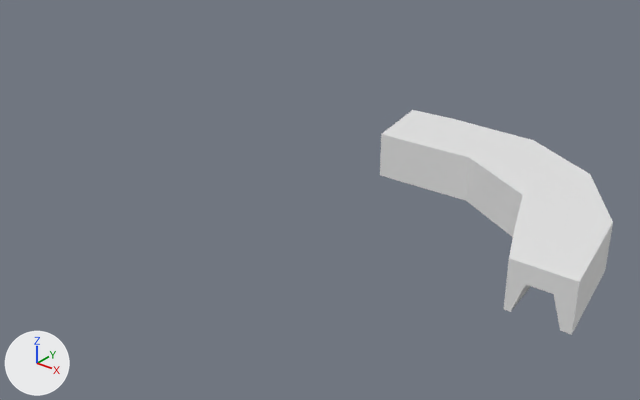
One commit to the Blender file sling/cowling/propflange_top_outer.blend: the scene before it, then after it.
Camera for both pictures: a 50 mm lens placed at (334.0, -338.0, 221.0), pointed at (9.0, 68.0, -31.0). Every picture has the same lights, and +X, +Y and +Z are marked at lower left.
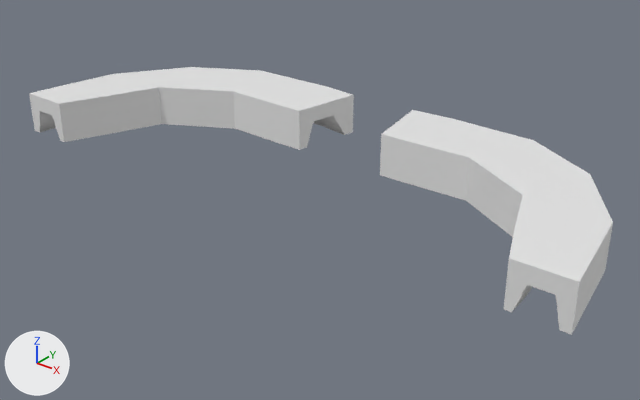
ob_plane_001 is not drawn itself; it is used by a modifier of ob_cube_001.

Edits to the scene script, one JSON object a line:
```json
{"block": "me_plane", "where": "# used by ob_plane; location = (0.0, 0.0, 0.0); rotation_euler = (1.571, 0.0, 0.0), in degrees (90, 0, 0); scale = (15.0, 14.8, 15.0)"}
{"op": "remove", "block": "me_plane", "code": "me_plane.from_pydata(...)  # 169 vertices, 156 faces, 2 loose edges; spans x 1.18..13.69, y -1.52..0.75, z -9.64..0.01"}
{"op": "add", "block": "me_plane", "code": "me_plane.from_pydata(...)  # 90 vertices, 89 faces; spans x 1.18..13.69, y -1.52..0.75, z -9.95..-0.04"}
{"block": "me_plane", "change": "me_plane part 1"}
{"block": "me_plane", "change": "95 vertices are removed from x 1.27..13.69, y -1.52..0.75, z -9.29..0.01"}
{"block": "me_plane", "change": "156 faces are deleted"}
{"block": "me_plane", "change": "2 loose edges are deleted"}
{"block": "me_plane", "change": "5 vertices in x 12.46..13.3, y 0.23..0.75, z -0.13 move by (0.0, 0.0, 0.09)"}
{"block": "me_plane", "change": "40 vertices move from x 1.18..13.21, y -1.52..0.75, z -9.64..-0.21 to x 1.18..13.21, y -1.52..0.75, z -9.95..-0.04"}
{"block": "me_plane", "change": "16 vertices are added at x 1.27..13.69, y -1.52..0.34, z -9.92..-0.04"}
{"block": "me_plane", "change": "89 new faces join them"}
{"op": "remove", "block": "ob_plane_001", "code": ["ob_plane_001 = bpy.data.objects.new('Plane.001', me_plane_002)", "ob_plane_001.location = (0.0, 0.0, 0.0)", "ob_plane_001.rotation_euler = (1.571, 0.0, 0.0)  # degrees (90, 0, 0)", "ob_plane_001.scale = (15.0, 14.8, 15.0)", "_m = ob_plane_001.modifiers.new('Subdivision', 'SUBSURF')", "_m.levels = 2", "_m = ob_plane_001.modifiers.new('Mirror', 'MIRROR')", "_m = ob_plane_001.modifiers.new('Boolean', 'BOOLEAN')", "_m.object = ob_cube", "ob_plane_001.hide_set(True)"]}
{"block": "ob_cube_001", "where": "_m = ob_cube_001.modifiers.new('Boolean', 'BOOLEAN')"}
{"op": "set", "path": "_m.object", "old": "ob_plane_001", "new": "ob_plane"}
{"op": "add", "block": "ob_cube_001", "code": "_m = ob_cube_001.modifiers.new('Mirror', 'MIRROR')"}
```

Location of each change, [x1, y1, x2, y2] in pixels of the pictures (640 x 400 px):
```json
{"object": "Cube.001", "change": "reshaped, modifiers changed", "before": [380, 110, 613, 335], "after": [29, 67, 613, 335], "on screen": "150% wider, 19% taller"}
{"part": 1, "of": "me_plane", "change": "cut back", "after": [40, 111, 557, 312]}
```
